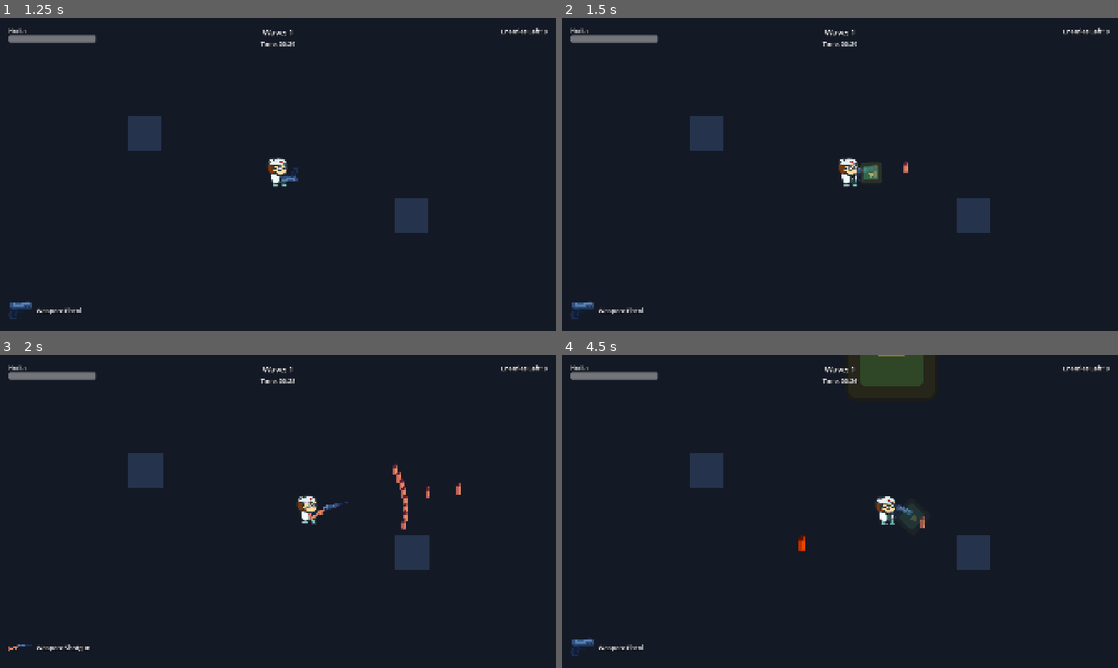
Above: before the commit, frames 1-4 (two rows, left to right).
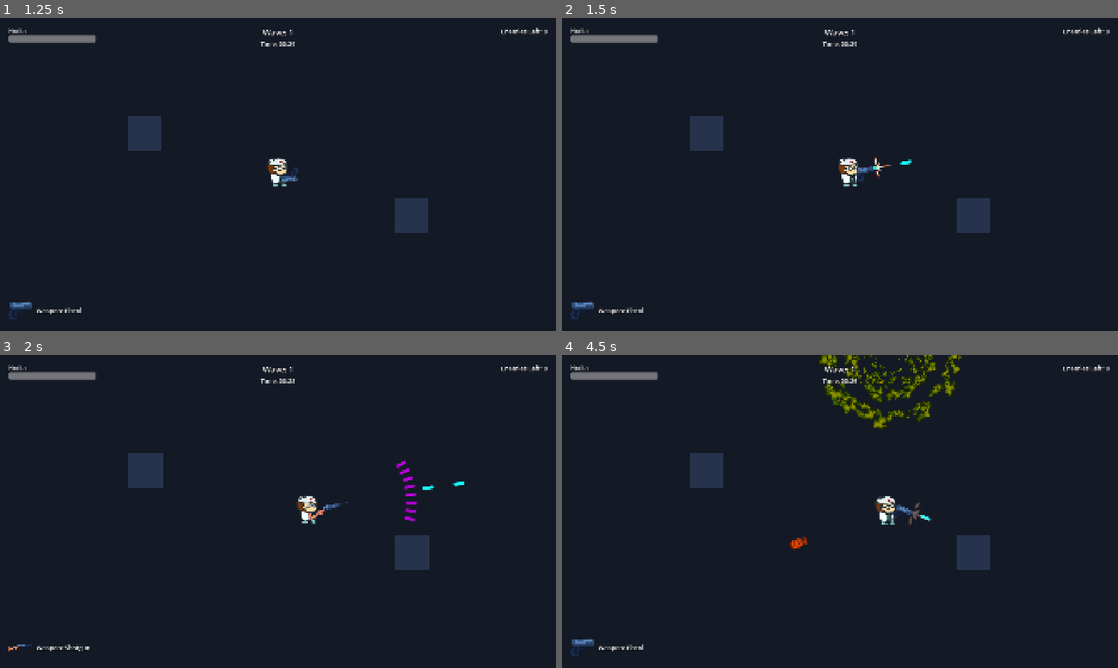
Above: after the commit, the same moments.

Repository: ItsAMeDann/Domainabus
Game: Godot game, scene res://Game/UI/main_menu.tscn
The game is run twice, just before and just after one commit, with the same random seed, the same clock (stepped at 60 frames per second) and the same inputs. The engine's default icon, where the game draws it, is replaced by a stand-in: a white triangle on a blue panel in a dark square. Sound files missing from this copy of the repository are replaced by a short silence.
Inputs (mouse positions are in pixels of both pictures, inside the frame that each line leads up to):
- Up to frame 1 (1.25 s): click "▶ PLAY" at 0.5 s
- Up to frame 2 (1.5 s): tap Enter (ui_accept) at 1.25 s; move the mouse to (962, 158) at 1.27 s; press the mouse at (962, 158) at 1.28 s; hold D (move_right) from 1.28 s (still down)
- Up to frame 3 (2 s): keep holding D (move_right); tap Enter (ui_accept) at 1.52 s; tap R (switch_weapon) at 1.55 s
- Up to frame 4 (4.5 s): release D (move_right) at 2 s; release the mouse at (962, 495) at 2 s; drag from (728, 527) to (1023, 486) at 2.02 s; move the mouse to (895, 442) at 2.77 s; press the mouse at (895, 442) at 2.78 s; hold D (move_right) 2.78-3.5 s; tap R (switch_weapon) at 3.05 s; release the mouse at (895, 442) at 3.5 s; drag from (812, 574) to (573, 617) at 3.52 s; move the mouse to (1006, 558) at 4.27 s; hold A (move_left) from 4.28 s (still down); hold R (switch_weapon) from 4.28 s (still down); tap Space at 4.35 s; click (1006, 558) at 4.42 s

Frame 1 is identical in both runs. In frame 2, 0.2% of the frame differs, in the area x 53-63%, y 44-53%; in frame 3, 0.4%; in frame 4, 3.1%, in the area x 41-72%, y 0-63%.

Commit message:
feat: finished final visual

Diff:
--- a/Game/Bullet/bullet.tscn
+++ b/Game/Bullet/bullet.tscn
@@ -1,24 +1,24 @@
-[gd_scene load_steps=4 format=3]
+[gd_scene format=3 uid="uid://qmdpsa2iqie8"]
 
-[ext_resource type="Script" path="res://Game/Bullet/bullet.gd" id="1"]
-[ext_resource type="Texture2D" path="res://Asset/Placeholder/small_bullet.png" id="2"]
+[ext_resource type="Script" uid="uid://df71mgg6a4imr" path="res://Game/Bullet/bullet.gd" id="1"]
+[ext_resource type="Texture2D" uid="uid://2s152tvqge5" path="res://Asset/Placeholder/projectile.png" id="2_ld7d5"]
 
 [sub_resource type="RectangleShape2D" id="RectangleShape2D_1"]
-size = Vector2(8, 4)
+size = Vector2(31, 10)
 
-[node name="Bullet" type="Area2D"]
+[node name="Bullet" type="Area2D" unique_id=1859506651]
 collision_layer = 4
 collision_mask = 10
-monitoring = true
 script = ExtResource("1")
 
-[node name="Sprite2D" type="Sprite2D" parent="."]
-texture = ExtResource("2")
+[node name="Sprite2D" type="Sprite2D" parent="." unique_id=934595050]
+texture = ExtResource("2_ld7d5")
 
-[node name="CollisionShape2D" type="CollisionShape2D" parent="."]
+[node name="CollisionShape2D" type="CollisionShape2D" parent="." unique_id=1866873494]
+position = Vector2(-0.5, 0)
 shape = SubResource("RectangleShape2D_1")
 
-[node name="LifetimeTimer" type="Timer" parent="."]
+[node name="LifetimeTimer" type="Timer" parent="." unique_id=955669979]
 wait_time = 3.0
 one_shot = true
 autostart = true
--- a/Game/Bullet/explosion.gd
+++ b/Game/Bullet/explosion.gd
@@ -3,22 +3,11 @@
 @export var damage: float = 50.0
 @export var weapon_type: String = "cipro"
 
-@onready var sprite: Sprite2D = $Sprite2D
-
 func _ready() -> void:
 	_play_explosion_animation()
 
 func _play_explosion_animation() -> void:
-	if not sprite:
-		return
-
-	sprite.scale = Vector2.ZERO
-	sprite.modulate = Color(1.0, 0.8, 0.2, 0.8)
-
-	var tween := create_tween().set_parallel(true)
-	tween.tween_property(sprite, "scale", Vector2(3.0, 3.0), 0.4).set_trans(Tween.TRANS_QUAD).set_ease(Tween.EASE_OUT)
-	tween.tween_property(sprite, "modulate:a", 0.0, 0.4).set_trans(Tween.TRANS_QUAD).set_ease(Tween.EASE_IN)
-	tween.chain().tween_callback(queue_free)
+	pass
 
 func _on_duration_timer_timeout() -> void:
 	queue_free()
--- a/Game/Bullet/explosion.tscn
+++ b/Game/Bullet/explosion.tscn
@@ -1,20 +1,93 @@
 [gd_scene format=3 uid="uid://t4050or55px3"]
 
 [ext_resource type="Script" uid="uid://d1w2xjxi2w4uq" path="res://Game/Bullet/explosion.gd" id="1"]
-[ext_resource type="Texture2D" uid="uid://dqdlbqcdx2djf" path="res://icon.svg" id="2"]
+[ext_resource type="Texture2D" uid="uid://7lo2rbxt5uso" path="res://Asset/Placeholder/explosion.png" id="2_ogtp5"]
 
 [sub_resource type="CircleShape2D" id="CircleShape2D_1"]
 radius = 238.10292
+
+[sub_resource type="AtlasTexture" id="AtlasTexture_37hdb"]
+atlas = ExtResource("2_ogtp5")
+region = Rect2(0, 1600, 800, 800)
+
+[sub_resource type="AtlasTexture" id="AtlasTexture_gcstj"]
+atlas = ExtResource("2_ogtp5")
+region = Rect2(2400, 800, 800, 800)
+
+[sub_resource type="AtlasTexture" id="AtlasTexture_sk21y"]
+atlas = ExtResource("2_ogtp5")
+region = Rect2(1600, 800, 800, 800)
+
+[sub_resource type="AtlasTexture" id="AtlasTexture_1o1c2"]
+atlas = ExtResource("2_ogtp5")
+region = Rect2(800, 800, 800, 800)
+
+[sub_resource type="AtlasTexture" id="AtlasTexture_6gx14"]
+atlas = ExtResource("2_ogtp5")
+region = Rect2(0, 800, 800, 800)
+
+[sub_resource type="AtlasTexture" id="AtlasTexture_8v1sr"]
+atlas = ExtResource("2_ogtp5")
+region = Rect2(2400, 0, 800, 800)
+
+[sub_resource type="AtlasTexture" id="AtlasTexture_1hg1n"]
+atlas = ExtResource("2_ogtp5")
+region = Rect2(1600, 0, 800, 800)
+
+[sub_resource type="AtlasTexture" id="AtlasTexture_14qe1"]
+atlas = ExtResource("2_ogtp5")
+region = Rect2(800, 0, 800, 800)
+
+[sub_resource type="AtlasTexture" id="AtlasTexture_3dnc5"]
+atlas = ExtResource("2_ogtp5")
+region = Rect2(0, 0, 800, 800)
+
+[sub_resource type="AtlasTexture" id="AtlasTexture_q7u62"]
+atlas = ExtResource("2_ogtp5")
+region = Rect2(800, 1600, 800, 800)
+
+[sub_resource type="SpriteFrames" id="SpriteFrames_4mgh3"]
+animations = [{
+"frames": [{
+"duration": 1.0,
+"texture": SubResource("AtlasTexture_37hdb")
+}, {
+"duration": 1.0,
+"texture": SubResource("AtlasTexture_gcstj")
+}, {
+"duration": 1.0,
+"texture": SubResource("AtlasTexture_sk21y")
+}, {
+"duration": 1.0,
+"texture": SubResource("AtlasTexture_1o1c2")
+}, {
+"duration": 1.0,
+"texture": SubResource("AtlasTexture_6gx14")
+}, {
+"duration": 1.0,
+"texture": SubResource("AtlasTexture_8v1sr")
+}, {
+"duration": 1.0,
+"texture": SubResource("AtlasTexture_1hg1n")
+}, {
+"duration": 1.0,
+"texture": SubResource("AtlasTexture_14qe1")
+}, {
+"duration": 1.0,
+"texture": SubResource("AtlasTexture_3dnc5")
+}, {
+"duration": 1.0,
+"texture": SubResource("AtlasTexture_q7u62")
+}],
+"loop": false,
+"name": &"explode",
+"speed": 36.0
+}]
 
 [node name="Explosion" type="Area2D" unique_id=361469588]
 collision_layer = 4
 collision_mask = 2
 script = ExtResource("1")
-
-[node name="Sprite2D" type="Sprite2D" parent="." unique_id=1113825824]
-modulate = Color(1, 0.8, 0.2, 0.8)
-scale = Vector2(3, 3)
-texture = ExtResource("2")
 
 [node name="CollisionShape2D" type="CollisionShape2D" parent="." unique_id=254230559]
 shape = SubResource("CircleShape2D_1")
@@ -24,5 +97,35 @@
 one_shot = true
 autostart = true
 
+[node name="AnimatedSprite2D" type="AnimatedSprite2D" parent="." unique_id=126427767]
+modulate = Color(1, 0.65, 0, 1)
+scale = Vector2(0.58, 0.58)
+sprite_frames = SubResource("SpriteFrames_4mgh3")
+animation = &"explode"
+autoplay = "explode"
+
+[node name="AnimatedSprite2D4" type="AnimatedSprite2D" parent="." unique_id=1777511511]
+modulate = Color(1, 0.65, 0, 1)
+scale = Vector2(0.245, 0.245)
+sprite_frames = SubResource("SpriteFrames_4mgh3")
+animation = &"explode"
+autoplay = "explode"
+
+[node name="AnimatedSprite2D2" type="AnimatedSprite2D" parent="." unique_id=1773979793]
+modulate = Color(1, 0.65, 0, 1)
+rotation = 1.2566371
+scale = Vector2(0.58, 0.58)
+sprite_frames = SubResource("SpriteFrames_4mgh3")
+animation = &"explode"
+autoplay = "explode"
+
+[node name="AnimatedSprite2D3" type="AnimatedSprite2D" parent="." unique_id=12465097]
+modulate = Color(1, 0.65, 0, 1)
+rotation = 2.0856686
+scale = Vector2(0.58, 0.58)
+sprite_frames = SubResource("SpriteFrames_4mgh3")
+animation = &"explode"
+autoplay = "explode"
+
 [connection signal="body_entered" from="." to="." method="_on_body_entered"]
 [connection signal="timeout" from="DurationTimer" to="." method="_on_duration_timer_timeout"]
--- a/Game/Bullet/grenade.tscn
+++ b/Game/Bullet/grenade.tscn
@@ -1,26 +1,27 @@
-[gd_scene load_steps=5 format=3]
+[gd_scene format=3 uid="uid://b3hqjmb44c0il"]
 
-[ext_resource type="Script" path="res://Game/Bullet/grenade.gd" id="1"]
-[ext_resource type="Texture2D" path="res://Asset/Placeholder/small_bullet.png" id="2"]
+[ext_resource type="Script" uid="uid://dltstxvhktb52" path="res://Game/Bullet/grenade.gd" id="1"]
+[ext_resource type="Texture2D" uid="uid://qilnn3j4vjr7" path="res://Asset/Placeholder/grenade.png" id="2_wd6be"]
 
 [sub_resource type="CircleShape2D" id="CircleShape2D_1"]
-radius = 6.0
+radius = 17.0
 
-[node name="Grenade" type="Area2D"]
+[node name="Grenade" type="Area2D" unique_id=1394639649]
 collision_layer = 4
 collision_mask = 10
-monitoring = true
 script = ExtResource("1")
 
-[node name="Sprite2D" type="Sprite2D" parent="."]
+[node name="Sprite2D" type="Sprite2D" parent="." unique_id=197083719]
 modulate = Color(1, 0.5, 0, 1)
-scale = Vector2(1.5, 1.5)
-texture = ExtResource("2")
+scale = Vector2(2, 2)
+texture = ExtResource("2_wd6be")
+offset = Vector2(-4.2, 0)
+flip_h = true
 
-[node name="CollisionShape2D" type="CollisionShape2D" parent="."]
+[node name="CollisionShape2D" type="CollisionShape2D" parent="." unique_id=1543236717]
 shape = SubResource("CircleShape2D_1")
 
-[node name="FuseTimer" type="Timer" parent="."]
+[node name="FuseTimer" type="Timer" parent="." unique_id=409308448]
 wait_time = 1.5
 one_shot = true
 autostart = true
--- a/Game/HUD/hud.gd
+++ b/Game/HUD/hud.gd
@@ -7,6 +7,11 @@
 @onready var weapon_label: Label = $Control/BottomLeft/WeaponLabel
 @onready var weapon_icon: TextureRect = $Control/BottomLeft/WeaponIcon
 @onready var wave_banner: Label = $Control/Center/WaveBanner
+@onready var inter_wave_center: VBoxContainer = $Control/InterWaveCenter
+@onready var interwave_title: Label = $Control/InterWaveCenter/InterwaveTitle
+@onready var interwave_enemy_desc: Label = $Control/InterWaveCenter/InterwaveEnemyDesc
+@onready var interwave_enemy_dom: Label = $Control/InterWaveCenter/InterwaveEnemyDom
+@onready var interwave_next_wave_com: Label = $Control/InterWaveCenter/InterwaveNextWaveCom
 
 # -- JUICE & LOGIC NEW NODES --
 @onready var hurt_vignette: ColorRect = $HurtVignette
@@ -24,9 +29,8 @@
 		hurt_vignette.visible = false
 		hurt_vignette.modulate.a = 0.0
 
-	if inter_wave_label:
-		inter_wave_label.visible = false
-		inter_wave_label.modulate.a = 0.0
+	if inter_wave_center:
+		inter_wave_center.visible = false
 
 	call_deferred("_connect_signals")
 
@@ -120,6 +124,8 @@
 	show_wave_banner(wave_num)
 	if inter_wave_label:
 		inter_wave_label.visible = false
+	if inter_wave_center:
+		inter_wave_center.hide()
 
 func _on_wave_ended(_wave_num: int) -> void:
 	pass
@@ -155,8 +161,17 @@
 		var tween := create_tween()
 		tween.tween_property(game_over_panel, "modulate:a", 1.0, 0.5)
 
-func show_inter_wave_stats(text: String) -> void:
-	if inter_wave_label:
-		inter_wave_label.visible = true
-		inter_wave_label.modulate.a = 1.0
-		inter_wave_label.text = text
+func show_inter_wave_stats(wave_stats: Dictionary) -> void:
+	#var wave_stats := {
+		#"title": "WAVE %d CLEARED!" % current_wave,
+		#"beta_res": "Beta-lactam Res: %.0f%%" % avg_beta,
+		#"macro_res": "Macrolide Res: %.0f%%" % avg_macro,
+		#"cipro_res": "Cipro Res: %.0f%%" % avg_cipro,
+		#"dominant_threat": "Dominant Threat: %s" % dominant_type.capitalize(),
+		#"next_wave": "Press [SPACE] or [ENTER] to start Wave %d" % (current_wave + 1)
+	#}
+	inter_wave_center.show()
+	interwave_title.text = wave_stats.title
+	interwave_enemy_desc.text = "\n".join([wave_stats.beta_res, wave_stats.macro_res, wave_stats.cipro_res])
+	interwave_enemy_dom.text = wave_stats.dominant_threat
+	interwave_next_wave_com.text = wave_stats.next_wave
--- a/Game/HUD/hud.tscn
+++ b/Game/HUD/hud.tscn
@@ -123,6 +123,7 @@
 vertical_alignment = 1
 
 [node name="Center" type="CenterContainer" parent="Control" unique_id=324843908]
+visible = false
 layout_mode = 1
 anchors_preset = 15
 anchor_right = 1.0
@@ -144,6 +145,63 @@
 visible = false
 layout_mode = 2
 theme_override_colors/font_color = Color(0.95, 0.85, 0.3, 1)
+theme_override_colors/font_shadow_color = Color(0, 0, 0, 0.9)
+theme_override_constants/shadow_offset_x = 3
+theme_override_constants/shadow_offset_y = 3
+theme_override_font_sizes/font_size = 48
+text = "Next Wave in: 5"
+horizontal_alignment = 1
+
+[node name="InterWaveCenter" type="VBoxContainer" parent="Control" unique_id=1300346530]
+layout_mode = 1
+anchors_preset = 8
+anchor_left = 0.5
+anchor_top = 0.5
+anchor_right = 0.5
+anchor_bottom = 0.5
+offset_left = -300.0
+offset_top = -300.0
+offset_right = 300.0
+offset_bottom = 300.0
+grow_horizontal = 2
+grow_vertical = 2
+mouse_filter = 2
+theme_override_constants/separation = 16
+
+[node name="InterwaveTitle" type="Label" parent="Control/InterWaveCenter" unique_id=781523016]
+layout_mode = 2
+theme_override_colors/font_shadow_color = Color(0, 0, 0, 0.9)
+theme_override_constants/shadow_offset_x = 4
+theme_override_constants/shadow_offset_y = 4
+theme_override_font_sizes/font_size = 64
+text = "WAVE 1"
+horizontal_alignment = 1
+
+[node name="InterwaveEnemyDesc" type="Label" parent="Control/InterWaveCenter" unique_id=1142785535]
+layout_mode = 2
+theme_override_colors/font_color = Color(0.9490196, 0.8509804, 0.3019608, 1)
+theme_override_colors/font_shadow_color = Color(0, 0, 0, 0.9)
+theme_override_constants/shadow_offset_x = 3
+theme_override_constants/shadow_offset_y = 3
+theme_override_font_sizes/font_size = 48
+text = "Next Wave in: 5
+Bas
+Ril"
+horizontal_alignment = 1
+
+[node name="InterwaveEnemyDom" type="Label" parent="Control/InterWaveCenter" unique_id=1567521704]
+layout_mode = 2
+theme_override_colors/font_color = Color(1, 0.2509804, 0.2509804, 1)
+theme_override_colors/font_shadow_color = Color(0, 0, 0, 0.9)
+theme_override_constants/shadow_offset_x = 3
+theme_override_constants/shadow_offset_y = 3
+theme_override_font_sizes/font_size = 48
+text = "Next Wave in: 5"
+horizontal_alignment = 1
+
+[node name="InterwaveNextWaveCom" type="Label" parent="Control/InterWaveCenter" unique_id=1805864529]
+layout_mode = 2
+theme_override_colors/font_color = Color(1, 0.964, 0.76, 1)
 theme_override_colors/font_shadow_color = Color(0, 0, 0, 0.9)
 theme_override_constants/shadow_offset_x = 3
 theme_override_constants/shadow_offset_y = 3
--- a/Game/Player/player_controller.gd
+++ b/Game/Player/player_controller.gd
@@ -21,6 +21,7 @@
 var camera: Camera2D
 var shake_intensity: float = 0.0
 var shake_decay: float = 5.0
+var is_looking_left:bool = false
 
 func _ready() -> void:
 	add_to_group("player")
@@ -84,7 +85,7 @@
 	weapon_mount.look_at(mouse_pos)
 
 	# Flip sprite depending on mouse position relative to player
-	var is_looking_left := mouse_pos.x < global_position.x
+	is_looking_left = mouse_pos.x < global_position.x
 	sprite.flip_h = is_looking_left
 
 	# Flip weapon vertically to prevent it from looking upside down when aiming left
--- a/Game/Wave/wave_manager.gd
+++ b/Game/Wave/wave_manager.gd
@@ -370,10 +370,17 @@
 	stats_text += "• Cipro Res: %.0f%%\n\n" % avg_cipro
 	stats_text += "Dominant Threat: %s\n\n" % dominant_type.capitalize()
 	stats_text += "Press [SPACE] or [ENTER] to start Wave %d" % (current_wave + 1)
-
+	var wave_stats := {
+		"title": "WAVE %d CLEARED!" % current_wave,
+		"beta_res": "Beta-lactam Res: %.0f%%" % avg_beta,
+		"macro_res": "Macrolide Res: %.0f%%" % avg_macro,
+		"cipro_res": "Cipro Res: %.0f%%" % avg_cipro,
+		"dominant_threat": "Dominant Threat: %s" % dominant_type.capitalize(),
+		"next_wave": "Press [SPACE] or [ENTER] to start Wave %d" % (current_wave + 1)
+	}
 	var hud = get_tree().get_first_node_in_group("hud")
 	if hud and hud.has_method("show_inter_wave_stats"):
-		hud.show_inter_wave_stats(stats_text)
+		hud.show_inter_wave_stats(wave_stats)
 
 	is_waiting_for_input = true
 
--- a/Game/Weapon/grenade_launcher.gd
+++ b/Game/Weapon/grenade_launcher.gd
@@ -18,6 +18,7 @@
 	grenade.direction = Vector2.RIGHT.rotated(global_rotation)
 	grenade.speed = bullet_speed
 	grenade.damage = bullet_damage
+	grenade.rotation = get_parent().rotation
 	grenade.weapon_type = "cipro"
 	# Knockback force is handled by explosion.gd for grenade
 
@@ -29,12 +30,11 @@
 
 	# Muzzle Flash
 	var flash := Sprite2D.new()
-	flash.texture = preload("res://icon.svg")
-	flash.modulate = Color(1.0, 1.0, 0.5, 0.8)
+	flash.texture = preload("res://Asset/Placeholder/MuzzleFlash b.png")
 	flash.scale = Vector2(0.2, 0.2)
-	flash.rotation = randf() * TAU
-	flash.global_position = muzzle.global_position
-	get_tree().current_scene.add_child(flash)
+	var offset:Vector2 = Vector2(flash.texture.get_size().x / 3, 0)
+	flash.position += offset
+	muzzle.add_child(flash)
 
 	var tween := flash.create_tween().set_parallel(true)
 	tween.tween_property(flash, "scale", Vector2(0.8, 0.8), 0.08).set_trans(Tween.TRANS_QUAD).set_ease(Tween.EASE_OUT)
--- a/Game/Weapon/grenade_launcher.tscn
+++ b/Game/Weapon/grenade_launcher.tscn
@@ -1,15 +1,15 @@
-[gd_scene load_steps=3 format=3]
+[gd_scene format=3 uid="uid://d2prmryq1ropm"]
 
-[ext_resource type="Script" path="res://Game/Weapon/grenade_launcher.gd" id="1"]
-[ext_resource type="Texture2D" path="res://Asset/Placeholder/grenade_launcher.png" id="2"]
+[ext_resource type="Script" uid="uid://crni7dwjoaftp" path="res://Game/Weapon/grenade_launcher.gd" id="1"]
+[ext_resource type="Texture2D" uid="uid://bs3h5533rydof" path="res://Asset/Placeholder/grenade_launcher.png" id="2"]
 
-[node name="GrenadeLauncher" type="Node2D"]
+[node name="GrenadeLauncher" type="Node2D" unique_id=1843557860]
 script = ExtResource("1")
 
-[node name="Sprite2D" type="Sprite2D" parent="."]
+[node name="Sprite2D" type="Sprite2D" parent="." unique_id=1855511582]
 position = Vector2(25, 0)
 scale = Vector2(0.35, 0.35)
 texture = ExtResource("2")
 
-[node name="Muzzle" type="Marker2D" parent="."]
-position = Vector2(75, 0)
+[node name="Muzzle" type="Marker2D" parent="." unique_id=2142577233]
+position = Vector2(93, -5)
--- a/Game/Weapon/pistol.gd
+++ b/Game/Weapon/pistol.gd
@@ -16,8 +16,10 @@
 	var bullet := BULLET_SCENE.instantiate() as Area2D
 	bullet.global_position = muzzle.global_position
 	bullet.direction = Vector2.RIGHT.rotated(global_rotation)
+	bullet.rotation = get_parent().rotation
 	bullet.speed = bullet_speed
 	bullet.damage = bullet_damage
+	bullet.modulate = Color("17ffff")
 	bullet.weapon_type = "beta_lactam"
 	bullet.knockback_force = 60.0 # Memberikan sedikit knockback dan stun
 
@@ -30,12 +32,14 @@
 
 	# Muzzle Flash
 	var flash := Sprite2D.new()
-	flash.texture = preload("res://icon.svg")
-	flash.modulate = Color(1.0, 1.0, 0.5, 0.8)
+	flash.texture = preload("res://Asset/Placeholder/MuzzleFlash s.png")
+	#flash.rotation = get_parent().rotation
+	#flash.global_position = muzzle.global_position + offset
+	#get_tree().current_scene.add_child(flash)
 	flash.scale = Vector2(0.2, 0.2)
-	flash.rotation = randf() * TAU
-	flash.global_position = muzzle.global_position
-	get_tree().current_scene.add_child(flash)
+	var offset:Vector2 = Vector2(flash.texture.get_size().x / 3, 0)
+	flash.position += offset
+	muzzle.add_child(flash)
 
 	var tween := flash.create_tween().set_parallel(true)
 	tween.tween_property(flash, "scale", Vector2(0.8, 0.8), 0.08).set_trans(Tween.TRANS_QUAD).set_ease(Tween.EASE_OUT)
--- a/Game/Weapon/pistol.tscn
+++ b/Game/Weapon/pistol.tscn
@@ -1,15 +1,15 @@
-[gd_scene load_steps=3 format=3]
+[gd_scene format=3 uid="uid://p7jr1n75qqin"]
 
-[ext_resource type="Script" path="res://Game/Weapon/pistol.gd" id="1"]
-[ext_resource type="Texture2D" path="res://Asset/Placeholder/pistol.png" id="2"]
+[ext_resource type="Script" uid="uid://nco2jtfwwuj0" path="res://Game/Weapon/pistol.gd" id="1"]
+[ext_resource type="Texture2D" uid="uid://dir4ecp2vaybf" path="res://Asset/Placeholder/pistol.png" id="2"]
 
-[node name="Pistol" type="Node2D"]
+[node name="Pistol" type="Node2D" unique_id=1736262420]
 script = ExtResource("1")
 
-[node name="Sprite2D" type="Sprite2D" parent="."]
+[node name="Sprite2D" type="Sprite2D" parent="." unique_id=1865622482]
 position = Vector2(10, 0)
 scale = Vector2(0.6, 0.6)
 texture = ExtResource("2")
 
-[node name="Muzzle" type="Marker2D" parent="."]
-position = Vector2(35, 0)
+[node name="Muzzle" type="Marker2D" parent="." unique_id=2030147276]
+position = Vector2(38, -16)
--- a/Game/Weapon/shotgun.gd
+++ b/Game/Weapon/shotgun.gd
@@ -25,8 +25,10 @@
 		var angle_offset_deg := -20.0 + (i * (40.0 / 7.0))
 		var angle_offset_rad := deg_to_rad(angle_offset_deg)
 		bullet.direction = Vector2.RIGHT.rotated(base_rotation + angle_offset_rad)
+		bullet.rotation = base_rotation + angle_offset_rad
 		bullet.speed = bullet_speed
 		bullet.damage = bullet_damage
+		bullet.modulate = Color("b601d8")
 		bullet.weapon_type = "macrolide"
 		bullet.knockback_force = knockback_force
 
@@ -37,12 +39,11 @@
 
 	# Muzzle Flash
 	var flash := Sprite2D.new()
-	flash.texture = preload("res://icon.svg")
-	flash.modulate = Color(1.0, 1.0, 0.5, 0.8)
+	flash.texture = preload("res://Asset/Placeholder/MuzzleFlash m.png")
 	flash.scale = Vector2(0.2, 0.2)
-	flash.rotation = randf() * TAU
-	flash.global_position = muzzle.global_position
-	get_tree().current_scene.add_child(flash)
+	var offset:Vector2 = Vector2(flash.texture.get_size().x / 3, 0)
+	flash.position += offset
+	muzzle.add_child(flash)
 
 	var tween := flash.create_tween().set_parallel(true)
 	tween.tween_property(flash, "scale", Vector2(0.8, 0.8), 0.08).set_trans(Tween.TRANS_QUAD).set_ease(Tween.EASE_OUT)
--- a/Game/Weapon/shotgun.tscn
+++ b/Game/Weapon/shotgun.tscn
@@ -1,15 +1,15 @@
-[gd_scene load_steps=3 format=3]
+[gd_scene format=3 uid="uid://bxbfwgr0gh2pp"]
 
-[ext_resource type="Script" path="res://Game/Weapon/shotgun.gd" id="1"]
-[ext_resource type="Texture2D" path="res://Asset/Placeholder/shotgun.png" id="2"]
+[ext_resource type="Script" uid="uid://b8qyvkngeauuf" path="res://Game/Weapon/shotgun.gd" id="1"]
+[ext_resource type="Texture2D" uid="uid://bjhf7ysfankyr" path="res://Asset/Placeholder/shotgun.png" id="2"]
 
-[node name="Shotgun" type="Node2D"]
+[node name="Shotgun" type="Node2D" unique_id=743813248]
 script = ExtResource("1")
 
-[node name="Sprite2D" type="Sprite2D" parent="."]
+[node name="Sprite2D" type="Sprite2D" parent="." unique_id=758966308]
 position = Vector2(25, 0)
 scale = Vector2(0.35, 0.35)
 texture = ExtResource("2")
 
-[node name="Muzzle" type="Marker2D" parent="."]
-position = Vector2(70, 0)
+[node name="Muzzle" type="Marker2D" parent="." unique_id=365424390]
+position = Vector2(93, -15)
Binary file added: Asset/Placeholder/MuzzleFlash b.png
Binary file added: Asset/Placeholder/MuzzleFlash m.png
Binary file added: Asset/Placeholder/MuzzleFlash s.png
Binary file added: Asset/Placeholder/explosion.png
Binary file added: Asset/Placeholder/grenade.png
Binary file added: Asset/Placeholder/projectile.png
